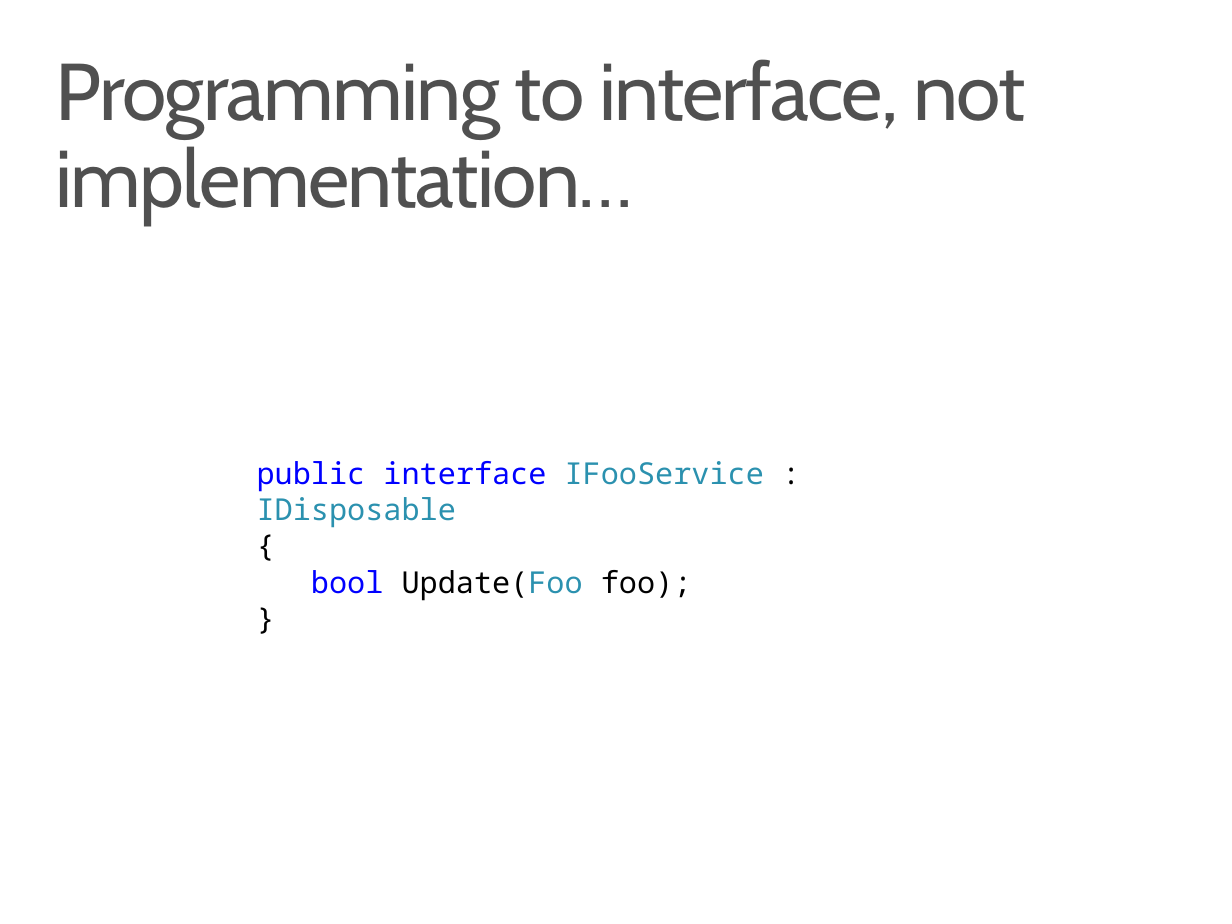
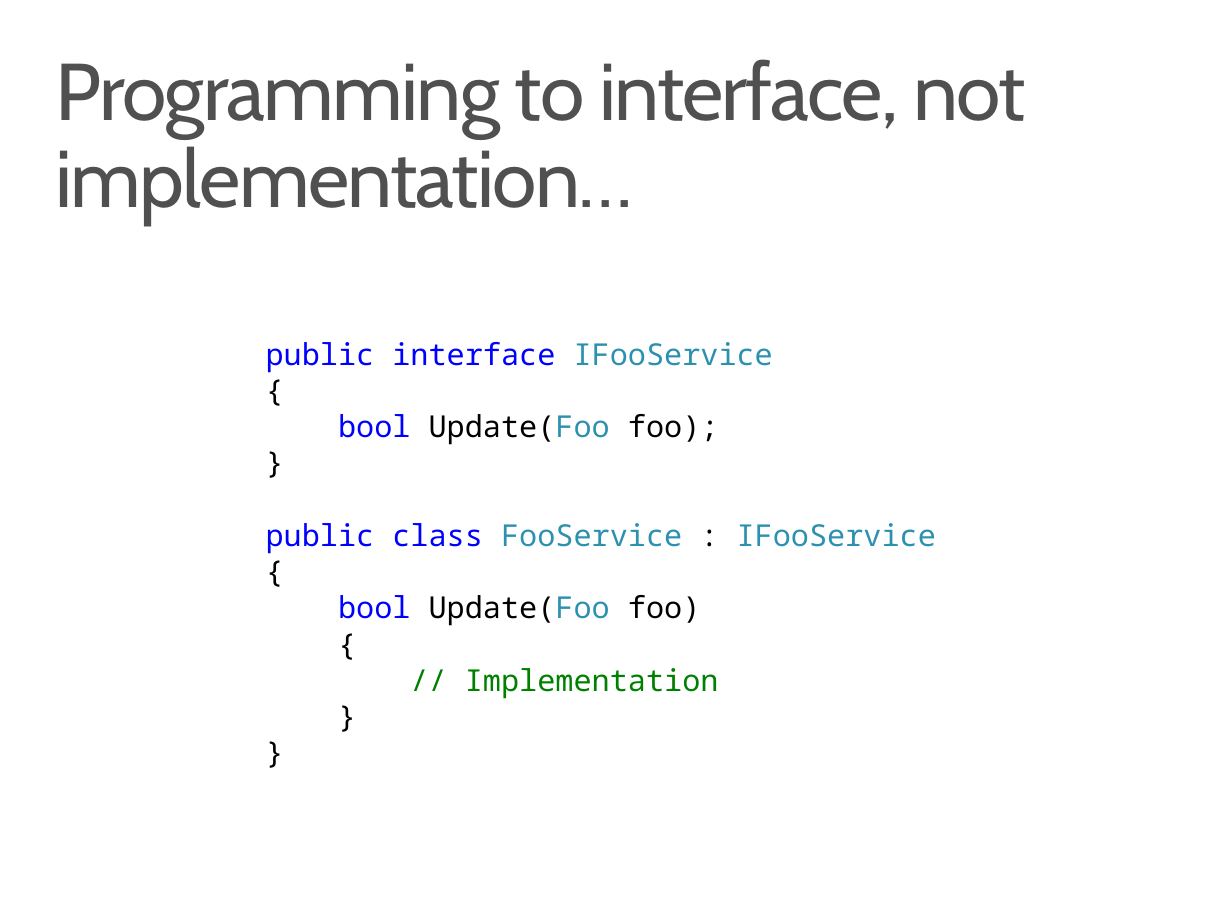
Before and after one commit to ondfisk/BDSA2018, a slide deck: slide 5 of Slides/Lecture05 - Dependency Injection, Unit Testing EF.pptx. Drawn at 1232x924 pixels with LibreOffice and Linux fonts; fonts in the diff are those of the drawing. Boxes give left, top, right and bottom in pixels: in the first picture for what was removed or moved away, otherwise in the second. Text is boxed around its words. In the diff, an @@ line names an element or a change of style, - is before the commit and + after.

Commit message:
Lecture 05

```diff
--- a/Slides/Lecture05 - Dependency Injection, Unit Testing EF.pptx
+++ b/Slides/Lecture05 - Dependency Injection, Unit Testing EF.pptx
@@ text "public interface IFooService": place and size @@
-text "public interface IFooService" at (257,461,764,601)
+text "public interface IFooService" at (266,342,936,699)
@@ text at (266,342,773,373): text changed; text colour #2B91AF to #0000FF @@
-public interface IFooService : IDisposable
+public interface IFooService
@@ text at (266,523,936,699): paragraphs added @@
+public class FooService : IFooService
+{
+bool Update(Foo foo)
+{
+// Implementation
+}
+}
```
Also in this commit, not shown: 4 other slides changed, 2 slides added, 17 other files.
